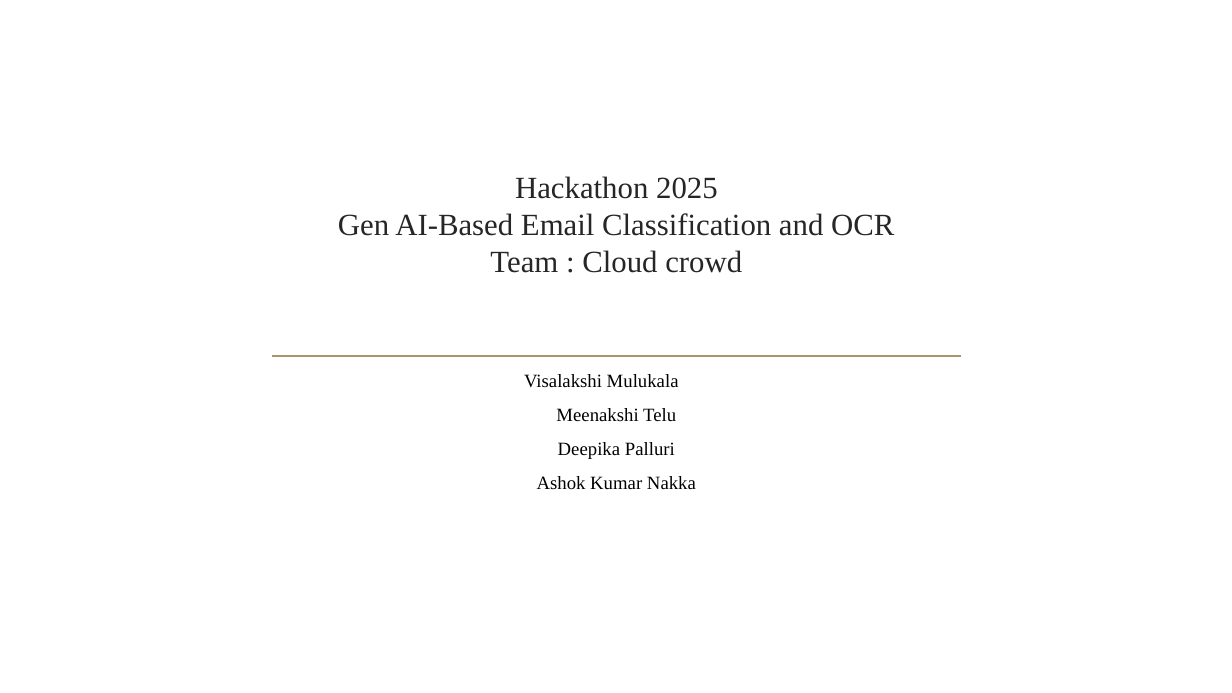
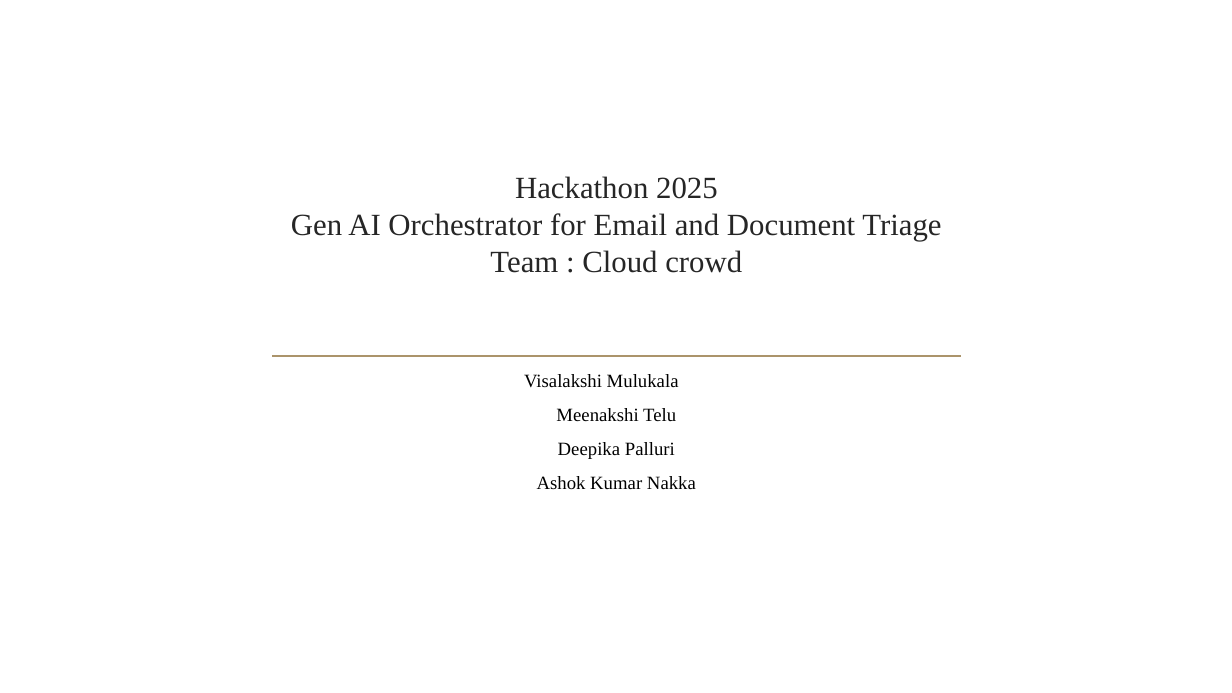
Before and after one commit to viishallakshe/gaied-the-cloud-crowd, a slide deck: slide 1 of artifacts/demo/Hackathon 2025- Cloud Crowd.pptx. Drawn at 1232x693 pixels with LibreOffice and Linux fonts; fonts in the diff are those of the drawing; background and template pictures are left out. Boxes give left, top, right and bottom in pixels: in the first picture for what was removed or moved away, otherwise in the second. Text is boxed around its words. In the diff, an @@ line names an element or a change of style, - is before the commit and + after.

```diff
--- a/artifacts/demo/Hackathon 2025- Cloud Crowd.pptx
+++ b/artifacts/demo/Hackathon 2025- Cloud Crowd.pptx
@@ title at (291,176,941,273): text changed @@
-Hackathon 2025
-Gen AI-Based Email Classification and OCR
-Team : Cloud crowd
+Hackathon 2025
+Gen AI Orchestrator for Email and Document Triage
+Team : Cloud crowd
```
Also in this commit, not shown: 1 other slide changed, 1 other file.
